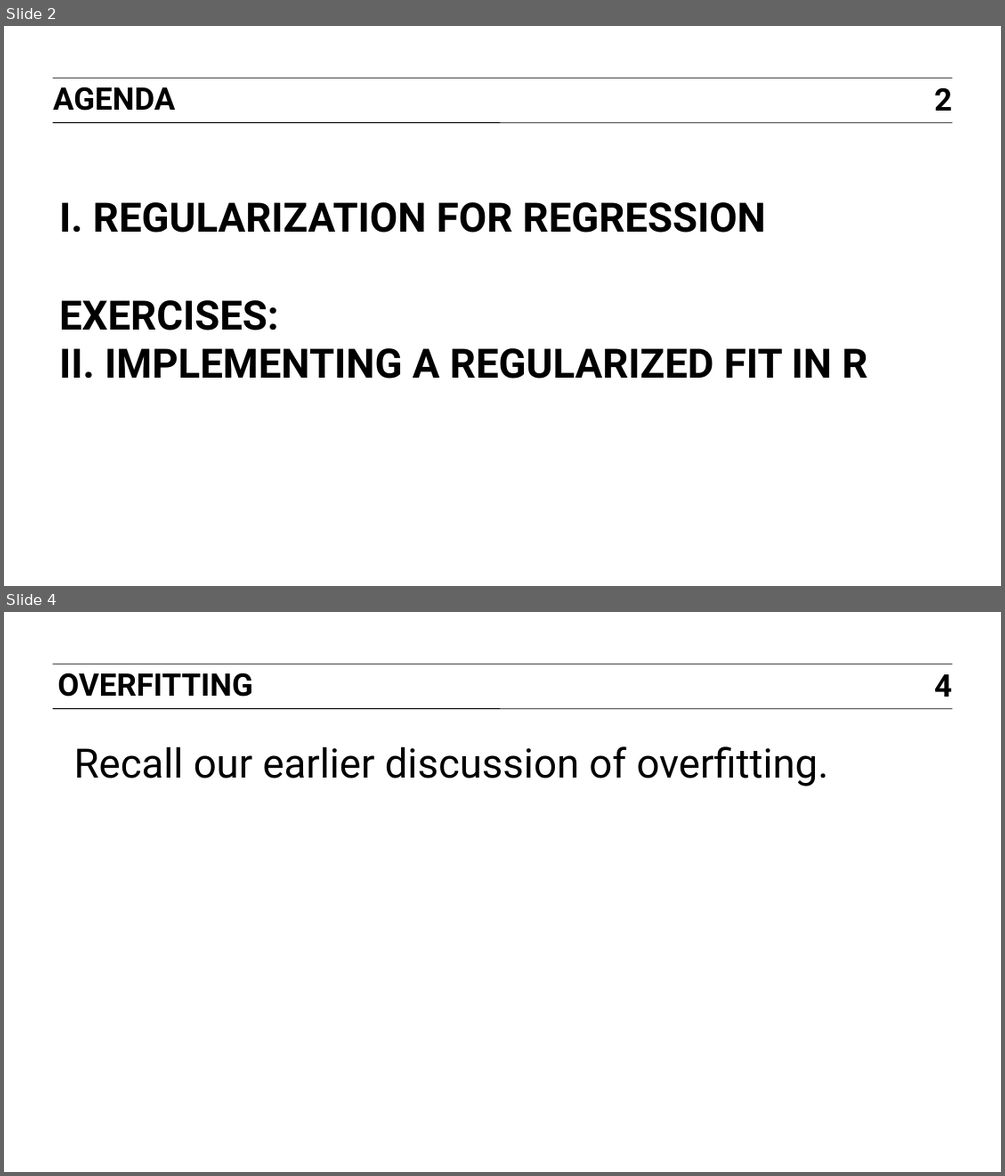
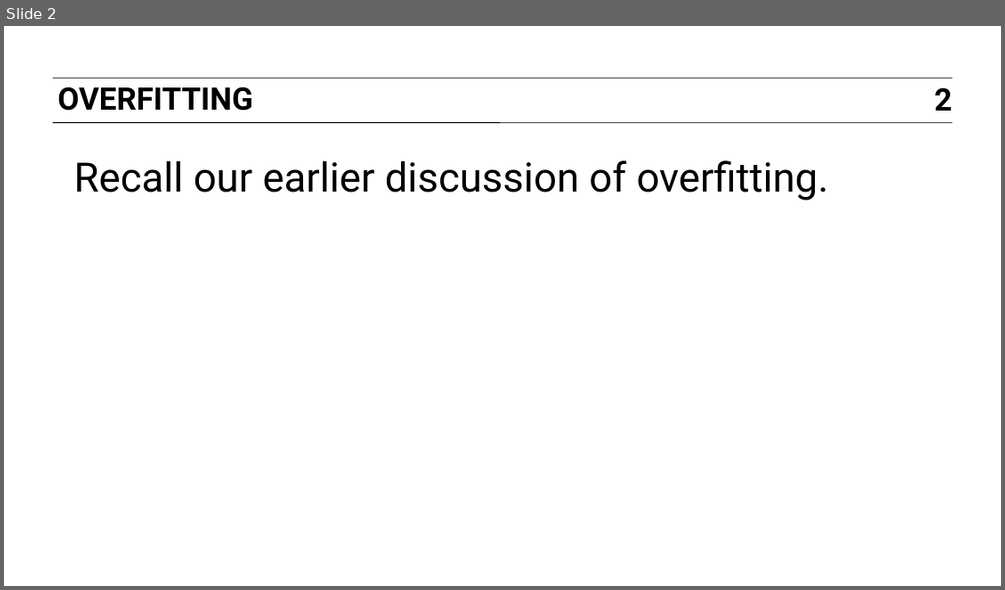
Before and after one commit to ajschumacher/gadsdc, a slide deck: 10-linear_py/slides.pptx. Shown one above the other, each under a label of ours: slides 2 and 4 before the commit, slide 2 after it; the slides between them are not shown. The pictures are 1005x1176 and 1005x590 pixels, drawn with LibreOffice and Linux fonts; fonts in the diff are those of the drawing. Boxes give left, top, right and bottom in pixels: in the first picture for what was removed or moved away, otherwise in the second. Text is boxed around its words. In the diff, an @@ line names an element or a change of style, - is before the commit and + after.

```diff
--- a/10-linear_py/slides.pptx
+++ b/10-linear_py/slides.pptx
@@ slide 2 removed at bbox=[4, 26, 1001, 586], background #FFFFFF; not listed: 2 template elements that a slide beside it also shows @@
@@ text removed at bbox=[53, 87, 175, 111] @@
-AGENDA
@@ page number removed at bbox=[934, 88, 952, 111] @@
-2
@@ title removed at bbox=[59, 202, 867, 378] @@
-I. REGULARIZATION FOR REGRESSION
-EXERCISES:
-II. IMPLEMENTING A REGULARIZED FIT IN R
@@ what was slide 4 is now slide 2 @@
@@ page number at bbox=[934, 88, 952, 111]: text changed @@
-4
+2
```
Also in this commit, not shown: 2 slides changed, 2 other slides removed, 1 other file.
